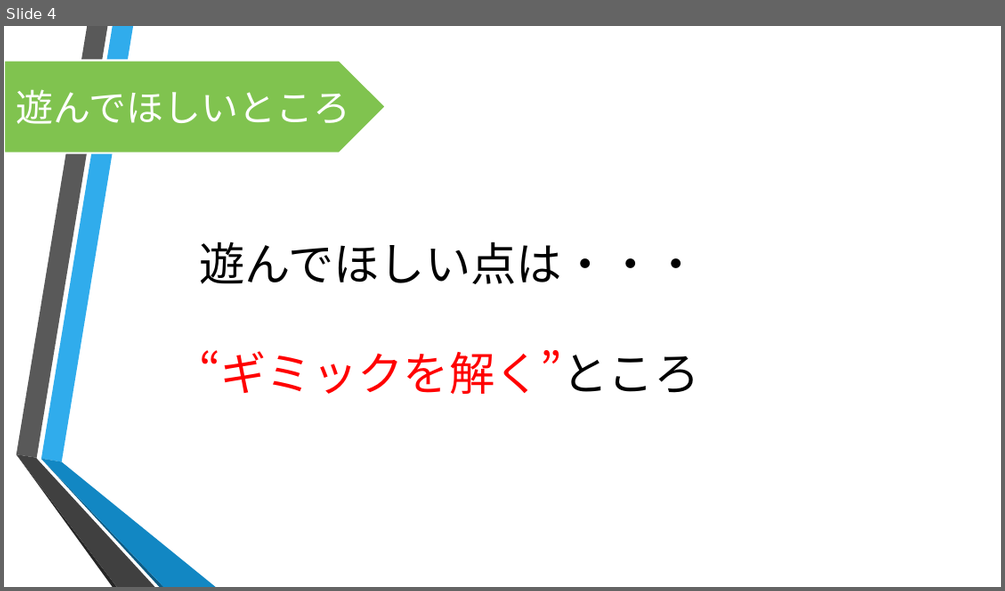
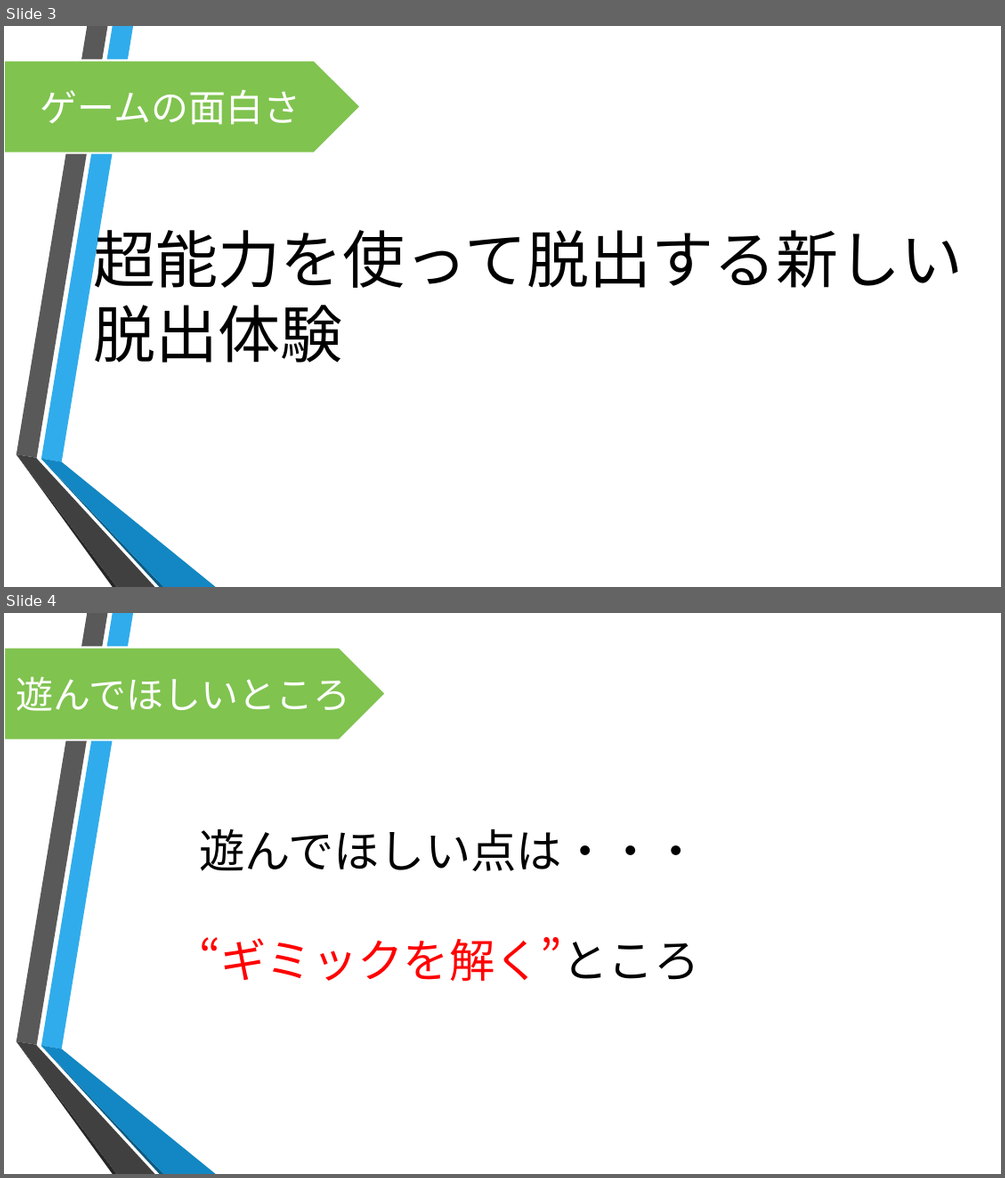
Before and after one commit to motoyaIto/TeamGifu, a slide deck: 超能力脱出劇_企画書.pptx. Shown one above the other, each under a label of ours: slide 4 before the commit, slides 3 and 4 after it. The pictures are 1005x591 and 1005x1178 pixels, drawn with LibreOffice and Linux fonts; fonts in the diff are those of the drawing; background and template pictures are left out. Boxes give left, top, right and bottom in pixels: in the first picture for what was removed or moved away, otherwise in the second. Text is boxed around its words. In the diff, an @@ line names an element or a change of style, - is before the commit and + after.

```diff
--- a/超能力脱出劇_企画書.pptx
+++ b/超能力脱出劇_企画書.pptx
@@ slide 3 added at [4, 26, 1001, 587], background picture (left out); not listed: 6 template elements that a slide beside it also shows @@
@@ pentagon arrow added at [4, 61, 361, 153], fill #80C34F, outline #FFFFFF 1.75 pt, 36 pt, text #FFFFFF @@
+ゲームの面白さ
@@ text added at [94, 219, 963, 362], 60 pt, text #000000 @@
+超能力を使って脱出する新しい
+脱出体験
```
Also in this commit, not shown: 1 slide changed, 1 slide removed, 19 other files.
